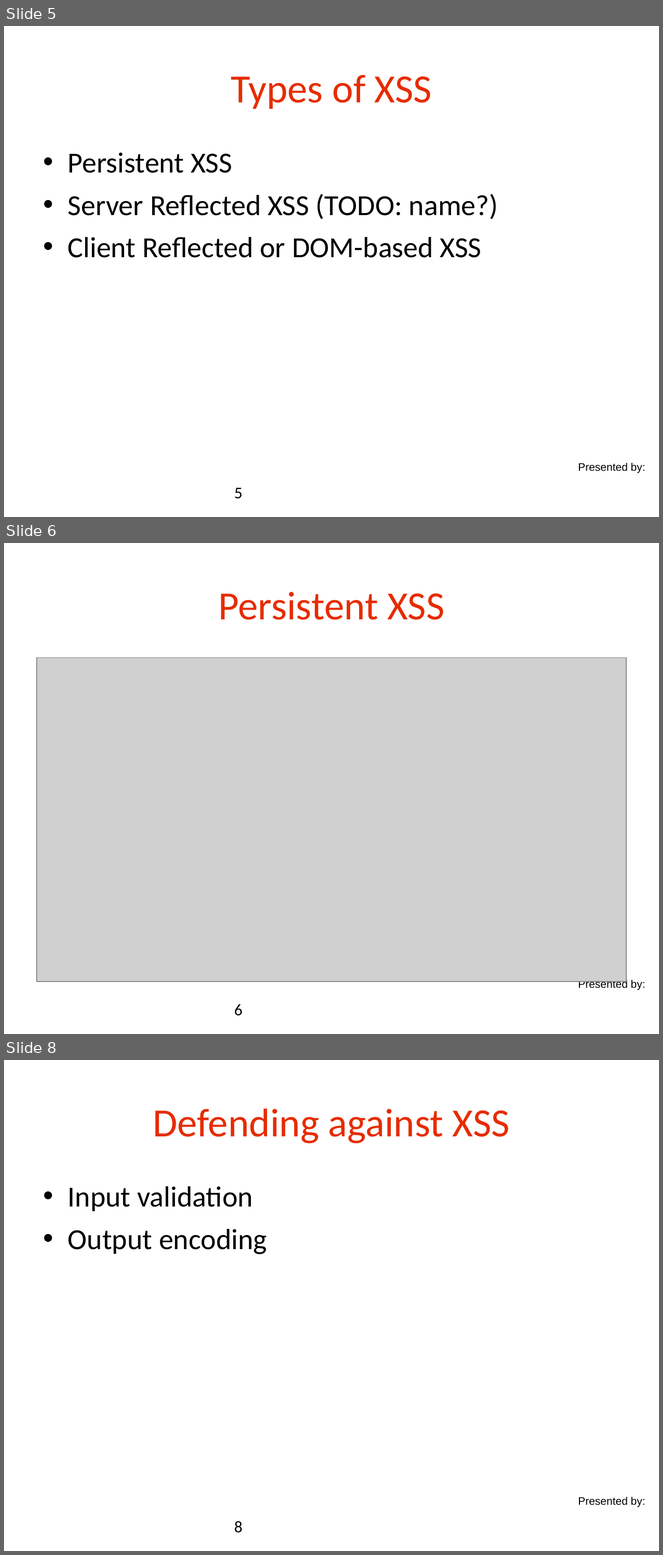
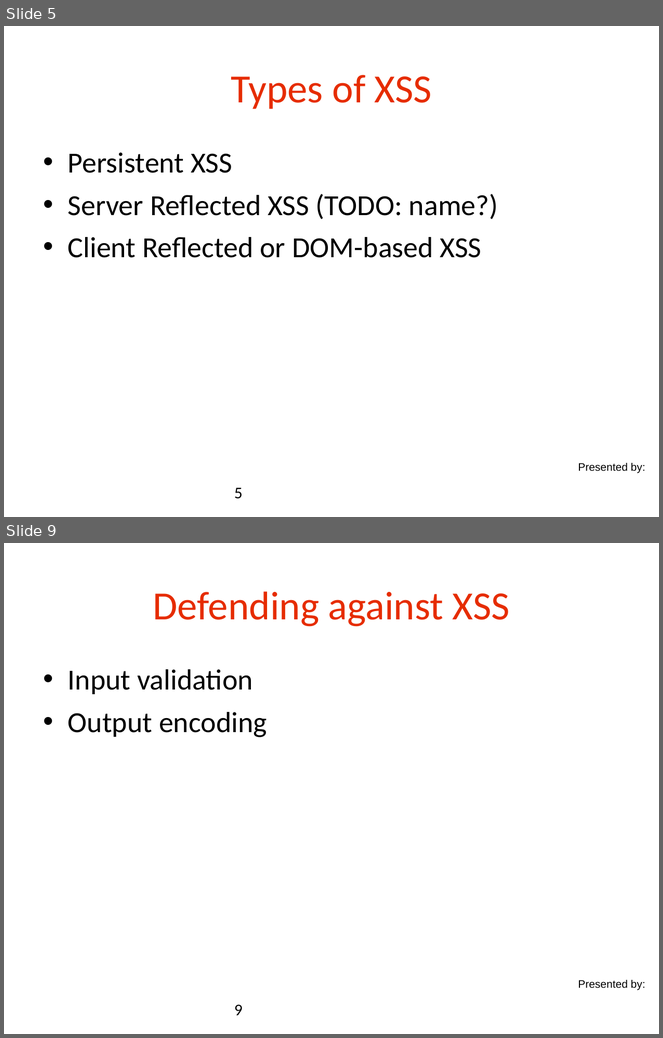
Before and after one commit to danielsomerfield/app-sec-presentation, a slide deck: AppSec Presentation Deck Day 4.ppt. Shown one above the other, each under a label of ours: slides 5, 6 and 8 before the commit, slides 5 and 9 after it; the slides between them are not shown. The pictures are 663x1555 and 663x1038 pixels, drawn with LibreOffice and Linux fonts; fonts in the diff are those of the drawing; grey boxes stand for pictures; background and template pictures are left out. Boxes give left, top, right and bottom in pixels: in the first picture for what was removed or moved away, otherwise in the second. Text is boxed around its words. In the diff, an @@ line names an element or a change of style, - is before the commit and + after.

```diff
--- a/AppSec Presentation Deck Day 4.ppt
+++ b/AppSec Presentation Deck Day 4.ppt
@@ slide 6 removed at (4,543,659,1034), background #FFFFFF; not listed: 1 template element that a slide beside it also shows @@
@@ title removed at (218,592,444,620) @@
-Persistent XSS
@@ picture removed at (37,657,626,982) @@
@@ page number removed at (234,1004,243,1016) @@
-6
@@ what was slide 8 is now slide 9 @@
@@ page number at (234,1005,243,1016): text changed @@
-8
+9
```
Also in this commit, not shown: 2 slides added, 1 other slide removed.
